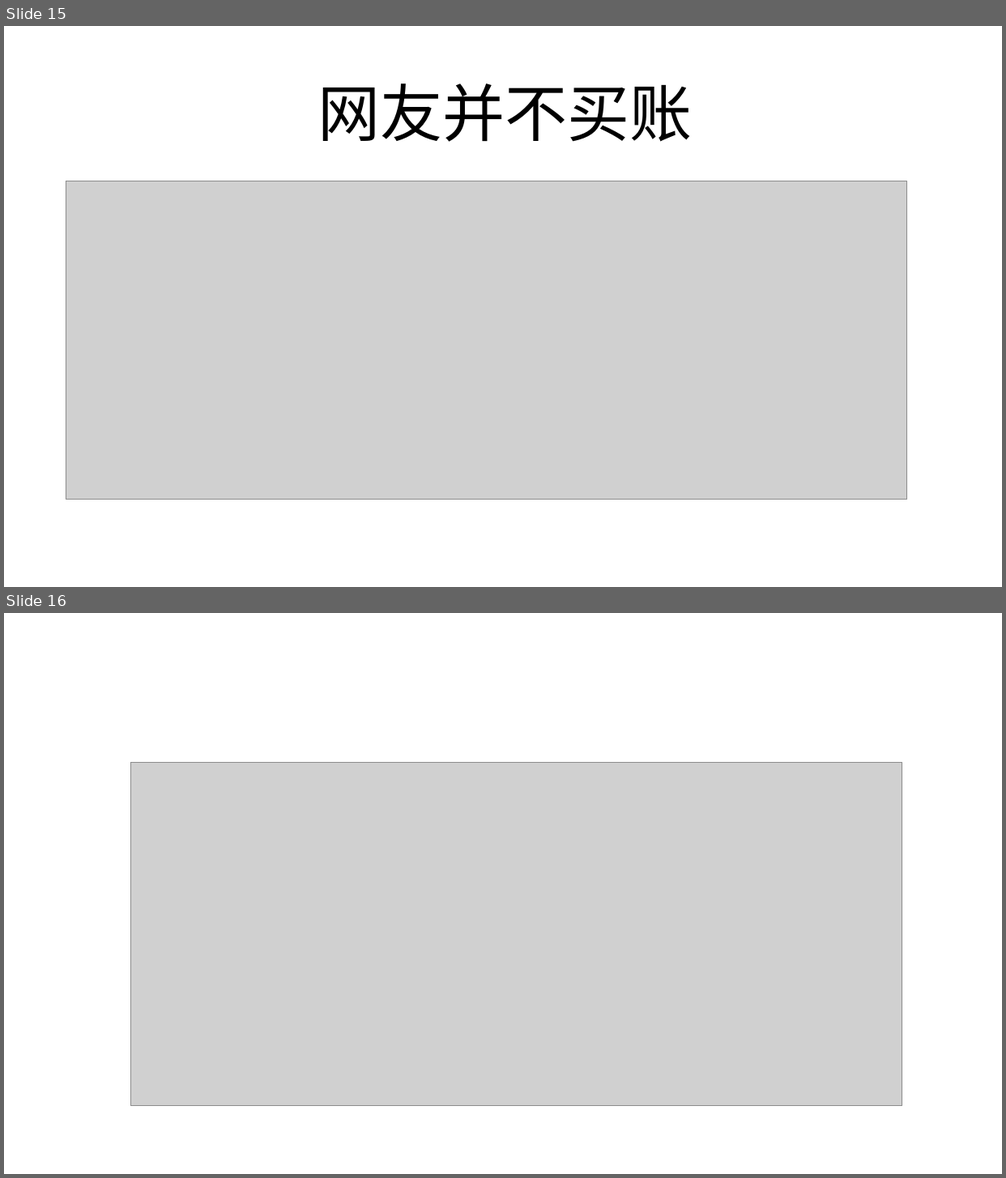
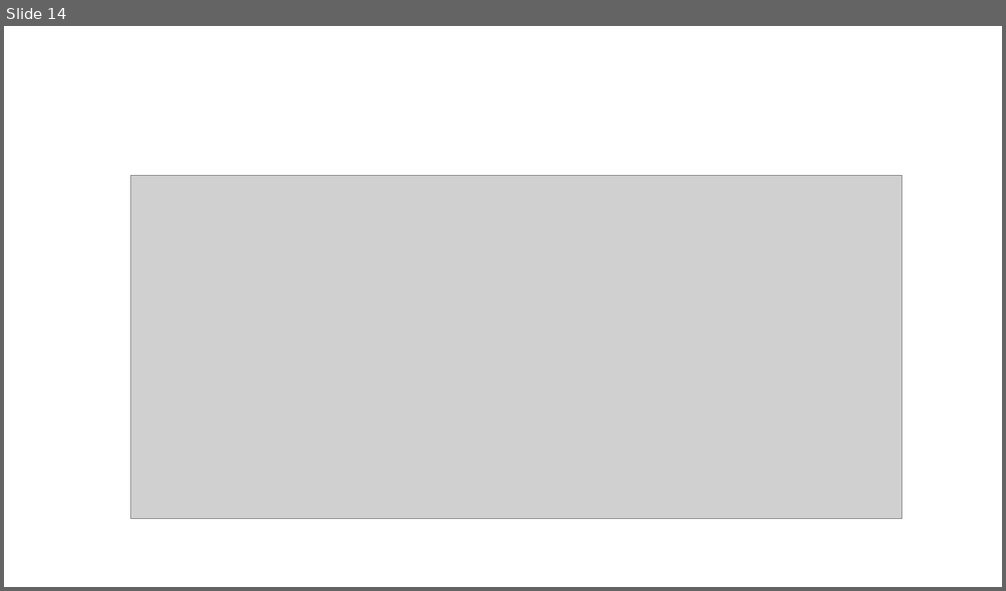
Before and after one commit to FredJiangFei/freetalk, a slide deck: 生娃是国家大事/sw - Copy.pptx. Shown one above the other, each under a label of ours: slides 15 and 16 before the commit, slide 14 after it. The pictures are 1006x1178 and 1006x591 pixels, drawn with LibreOffice and Linux fonts; fonts in the diff are those of the drawing; grey boxes stand for pictures. Boxes give left, top, right and bottom in pixels: in the first picture for what was removed or moved away, otherwise in the second. Text is boxed around its words. In the diff, an @@ line names an element or a change of style, - is before the commit and + after.

```diff
--- a/生娃是国家大事/sw - Copy.pptx
+++ b/生娃是国家大事/sw - Copy.pptx
@@ slide 15 removed at (4,26,1002,587), background #FFFFFF @@
@@ title removed at (318,84,692,142) @@
-网友并不买账
@@ picture removed at (66,181,907,500) @@
@@ what was slide 16 is now slide 14 @@
```
Also in this commit, not shown: 13 slides changed, 5 slides added, 9 other slides removed, 2 other files.
